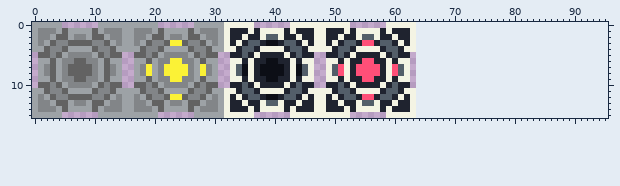
Edited in one commit: sprite sheet (Assets/Full version/Sprites/Box.png). Above is the file before it was changed.
The file is 64x16 pixels. Colours within 5 levels of each other are drawn and written as one. The old version is drawn lined up with the new one, on the new canvas.
New version:
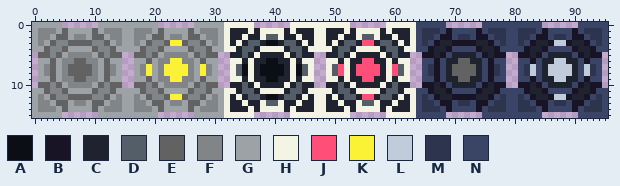
Palette (. is transparent): A #0c0e16  B #181425  C #1f232f  D #535e69  E #626262  F #828588  G #9da2a6  H #f4f4e4  J #ff4f78  K #fbf236  L #c0cbdc  M #2d354e  N #3a4466
Changes in this commit:
canvas 64x16 -> 96x16
@@ x 62..95 @@
- 0 HH................................
- 1 CH................................
- 2 CH................................
- 3 CH................................
- 4 HH................................
- 5 C.................................
- 6 H.................................
- 7 H.................................
- 8 H.................................
- 9 H.................................
-10 C.................................
-11 HH................................
-12 CH................................
-13 CH................................
-14 CH................................
-15 HH................................
+ 0 HHNNNNN......NNNNNNNNNN......NNNNN
+ 1 CHNMMMNBNNNNBNMMMNNMMMNBNNNNBNMMMN
+ 2 CHNMMNBBNMMNBBNMMNNMMNBBNMMNBBNMMN
+ 3 CHNMNBCCBBBBCCBNMNNMNBCCBLLBCCBNMN
+ 4 HHNNBCCBNNNNBCCBNNNNBCCBNNNNBCCBNN
+ 5 C..BBCBNCCCCNBCBB..BBCBNCCCCNBCBB.
+ 6 H..NNBNCCEECCNBNN..NNBNCCLLCCNBNN.
+ 7 H..NMBNCEEEECNBMN..NMLNCLLLLCNLMN.
+ 8 H..NMBNCEEEECNBMN..NMLNCLLLLCNLMN.
+ 9 H..NNBNCCEECCNBNN..NNBNCCLLCCNBNN.
+10 C..BBCBNCCCCNBCBB..BBCBNCCCCNBCBB.
+11 HHNNBCCBNNNNBCCBNNNNBCCBNNNNBCCBNN
+12 CHNMNBCCBBBBCCBNMNNMNBCCBLLBCCBNMN
+13 CHNMMNBBNMMNBBNMMNNMMNBBNMMNBBNMMN
+14 CHNMMMNBNNNNBNMMMNNMMMNBNNNNBNMMMN
+15 HHNNNNN......NNNNNNNNNN......NNNNN
Boxes around the changes in both pictures, in picture pixels (x1, y1, x2, y2):
added: (416, 22, 608, 118)
